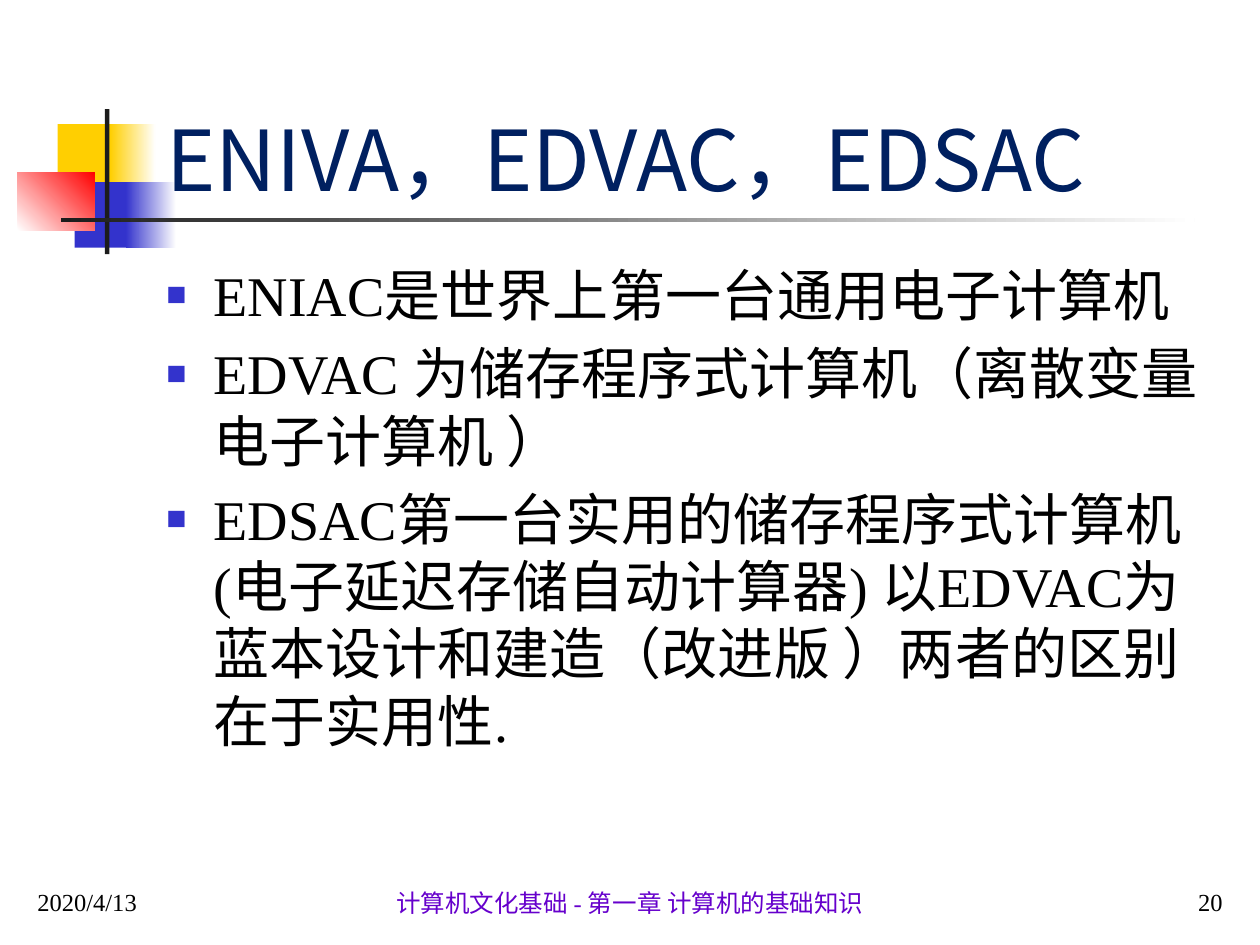
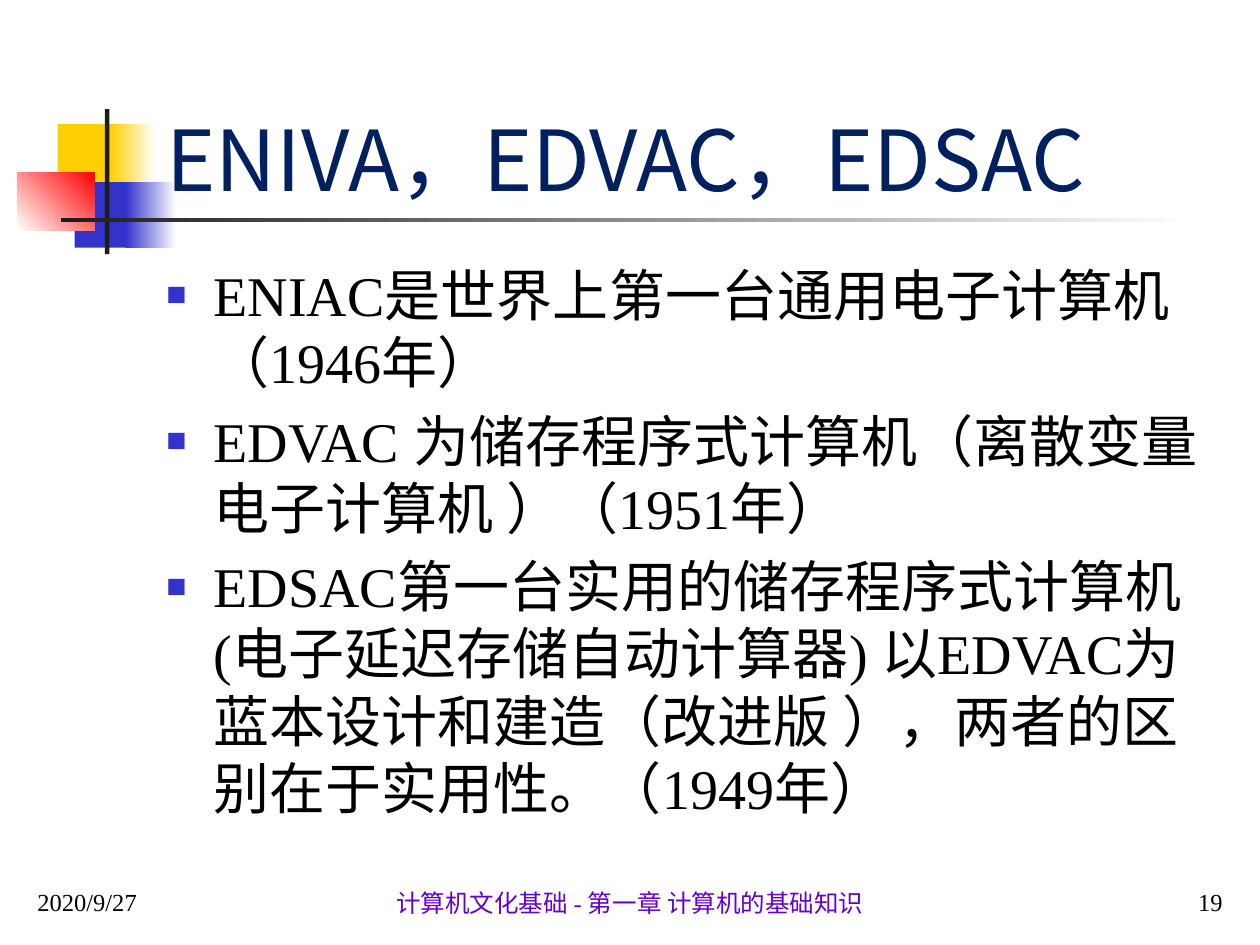
Before and after one commit to sans123wx/class, a slide deck: slide 19 of 计算机应用基础/第1章计算机基础/第1.1章 计算机概述.pptx (slide 20 before the commit). Drawn at 1260x945 pixels with LibreOffice and Linux fonts; fonts in the diff are those of the drawing. Boxes give left, top, right and bottom in pixels: in the first picture for what was removed or moved away, otherwise in the second. Text is boxed around its words. In the diff, an @@ line names an element or a change of style, - is before the commit and + after.

Commit message:
9.27

```diff
--- a/计算机应用基础/第1章计算机基础/第1.1章 计算机概述.pptx
+++ b/计算机应用基础/第1章计算机基础/第1.1章 计算机概述.pptx
@@ text at [214, 273, 1198, 814]: text changed @@
-■ ENIAC是世界上第一台通用电子计算机
-■ EDVAC 为储存程序式计算机（离散变量电子计算机 ）
-■ EDSAC第一台实用的储存程序式计算机(电子延迟存储自动计算器) 以EDVAC为蓝本设计和建造（改进版 ）两者的区别在于实用性.
+■ ENIAC是世界上第一台通用电子计算机（1946年）
+■ EDVAC 为储存程序式计算机（离散变量电子计算机 ）（1951年）
+■ EDSAC第一台实用的储存程序式计算机(电子延迟存储自动计算器) 以EDVAC为蓝本设计和建造（改进版 ），两者的区别在于实用性。（1949年）
@@ text at [37, 894, 136, 912]: text changed @@
-2020/4/13
+2020/9/27
@@ page number at [1198, 894, 1223, 912]: text changed @@
-20
+19
```
Also in this commit, not shown: 93 other slides changed, 1 slide added, 5 slides removed.
